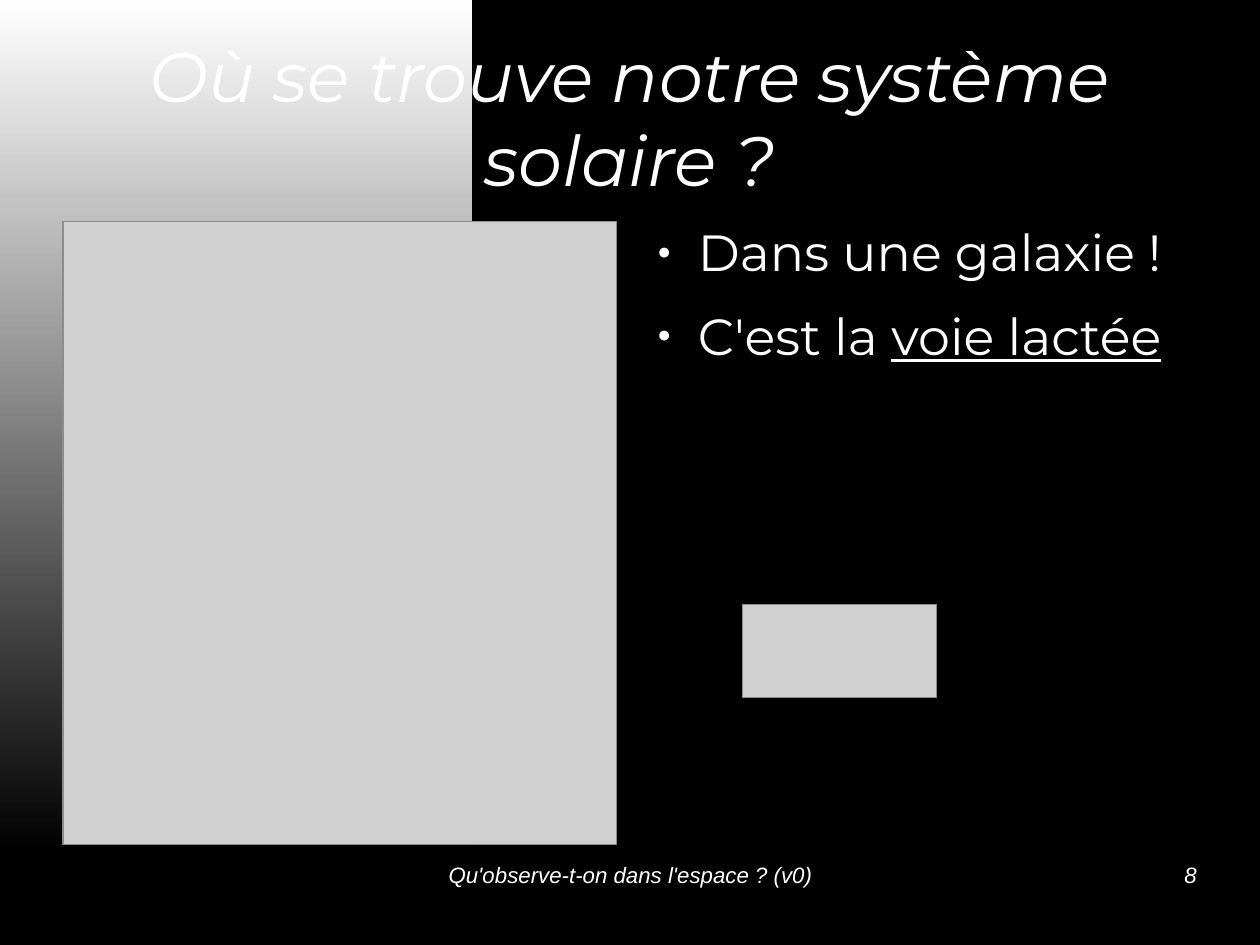
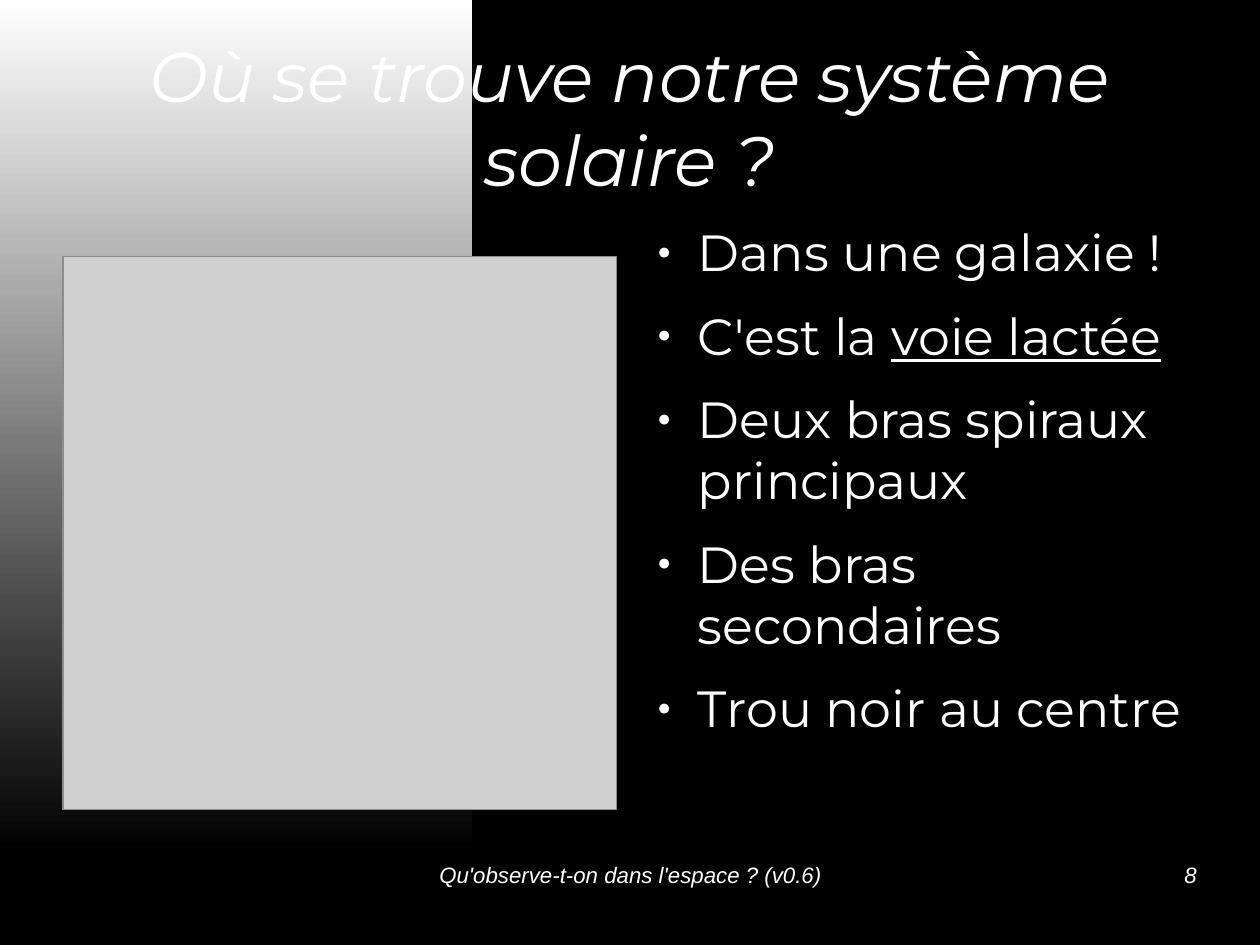
Before and after one commit to jcarnu/qf-astro, a slide deck: slide 8 of Ressources/Presentations/Qu_observe-t-on_dans_l_espace.odp. Drawn at 1260x945 pixels with LibreOffice and Linux fonts; fonts in the diff are those of the drawing; grey boxes stand for pictures; background and template pictures are left out. Boxes give left, top, right and bottom in pixels: in the first picture for what was removed or moved away, otherwise in the second. Text is boxed around its words. In the diff, an @@ line names an element or a change of style, - is before the commit and + after.

```diff
--- a/Ressources/Presentations/Qu_observe-t-on_dans_l_espace.odp
+++ b/Ressources/Presentations/Qu_observe-t-on_dans_l_espace.odp
@@ picture: place and size @@
-picture at [63, 221, 616, 845]
+picture at [63, 256, 616, 810]
@@ text at [698, 400, 1181, 728]: paragraphs added @@
+● Deux bras spiraux principaux
+● Des bras secondaires
+● Trou noir au centre
@@ picture removed at [743, 605, 938, 699] @@
@@ text at [439, 867, 821, 888]: text changed @@
-Qu'observe-t-on dans l'espace ? (v0)
+Qu'observe-t-on dans l'espace ? (v0.6)
```
Also in this commit, not shown: 13 other slides changed, 1 slide added.
